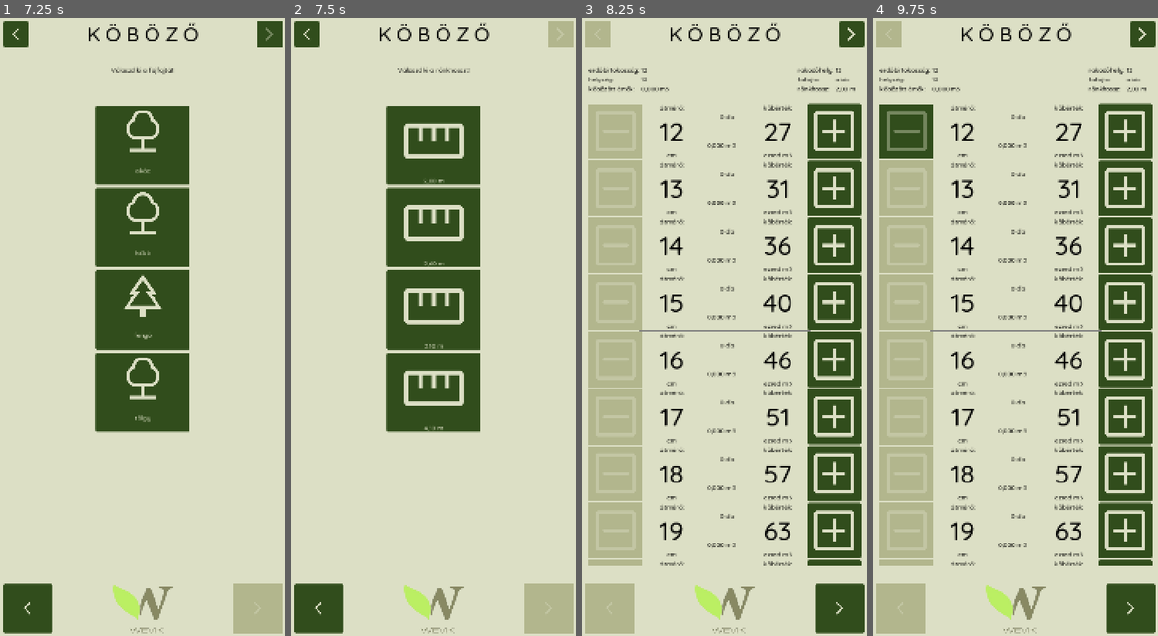
Above: before the commit, frames 1-4 (left to right).
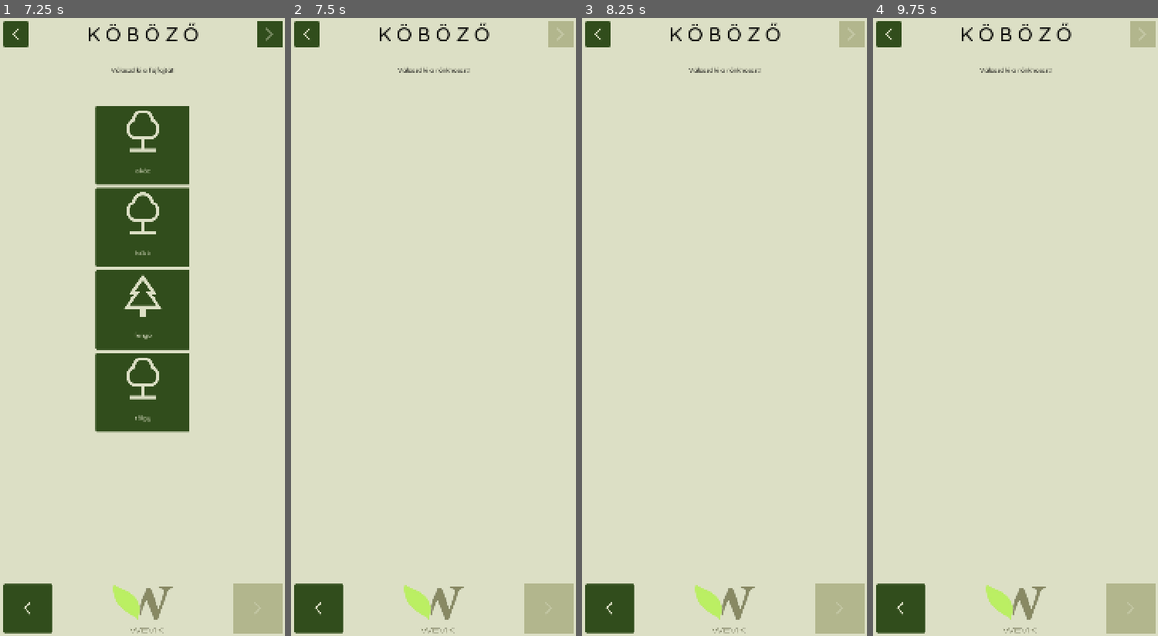
Above: after the commit, the same moments.

Repository: rolika/kob_g
Game: Godot game, scene res://main.tscn
The game is run twice, just before and just after one commit, with the same random seed, the same clock (stepped at 60 frames per second) and the same inputs.
Inputs (mouse positions are in pixels of both pictures, inside the frame that each line leads up to):
- Up to frame 1 (7.25 s): click (267, 36) at 0.52 s; click (159, 160) at 1.27 s; type "12" at 1.35 s; click (159, 215) at 1.5 s; type "12" at 1.58 s; click (159, 271) at 1.73 s; type "12" at 1.82 s; click (159, 327) at 2.02 s; type "12" at 2.1 s; click "század" at 2.75 s; click "ezred" at 3.5 s; click "század" at 4.25 s; click "ezred" at 5 s; click (142, 605) at 5.75 s; click (267, 36) at 6.52 s
- Up to frame 2 (7.5 s): click "akác" at 7.25 s
- Up to frame 3 (8.25 s): click (724, 147) at 8 s, where only the run before the commit has a clickable "2,00 m"
- Up to frame 4 (9.75 s): click (1123, 129) at 8.77 s; click (907, 129) at 9.52 s

Frame 1 is identical in both runs. In frame 2, 15% of the frame differs, in the area x 33-67%, y 14-68%; in frame 3, 33%, in the area x 1-100%, y 0-100%; in frame 4, 33%.
Error after the commit: Invalid call. Nonexistent function 'get_length_fmt' in base 'Node (Pile)'. (res://scripts/length_options.gd:9)

Commit message:
rename methods

Diff:
--- a/scripts/cube_control.gd
+++ b/scripts/cube_control.gd
@@ -33,7 +33,7 @@
     counter_label.text = str(CurrentPile.counter[cube])
     diameter_label.text = str(diameter)
     cube_label.text = CurrentPile.get_cube_label_text(cube)
-    volume_label.text = CurrentPile.get_volume_fmt(cube)
+    volume_label.text = CurrentPile.get_volume_formatted(cube)
     precision_label.text = CurrentPile.get_precision_label()
 
 func set_cube_data(diameter_: int = 20, cube_: int = 15) -> void:
--- a/scripts/pile.gd
+++ b/scripts/pile.gd
@@ -102,13 +102,13 @@
         return float(num.replace(",", "."))
     return -1
 
-func get_total_volume_fmt() -> String:
+func get_total_volume_formatted() -> String:
     return translate_decimal(get_total_volume()) + " m3"
 
-func get_volume_fmt(cube: int) -> String:
+func get_volume_formatted(cube: int) -> String:
     return translate_decimal(get_volume(cube))
 
-func get_length_fmt(length_: float = length) -> String:
+func get_length_formatted(length_: float = length) -> String:
     return translate_decimal(length_, length_format) + " m"
 
 func get_cube_label_text(cube: int) -> String:
--- a/scripts/pile_card.gd
+++ b/scripts/pile_card.gd
@@ -11,8 +11,8 @@
 
 func _process(_delta: float) -> void:
     if pile != null:
-        $GridContainer/LengthLabel.text = pile.get_length_fmt()
-        $GridContainer/VolumeLabel.text = pile.get_total_volume_fmt()
+        $GridContainer/LengthLabel.text = pile.get_length_formatted()
+        $GridContainer/VolumeLabel.text = pile.get_total_volume_formatted()
 
 func set_pile(pile_arg: Pile) -> void:
     pile = pile_arg
--- a/scripts/pile_head.gd
+++ b/scripts/pile_head.gd
@@ -5,8 +5,8 @@
     $VBoxContainer/GridContainer/CityLabel.text = CurrentPile.city
     $VBoxContainer/GridContainer2/SiteLabel.text = CurrentPile.site
     $VBoxContainer/GridContainer2/TypeLabel.text = CurrentPile.type
-    $VBoxContainer/GridContainer2/LengthLabel.text = CurrentPile.get_length_fmt()
-    $VBoxContainer/GridContainer/TotalVolumeLabel.text = CurrentPile.get_total_volume_fmt()
+    $VBoxContainer/GridContainer2/LengthLabel.text = CurrentPile.get_length_formatted()
+    $VBoxContainer/GridContainer/TotalVolumeLabel.text = CurrentPile.get_total_volume_formatted()
 
 func _process(_delta: float) -> void:
-    $VBoxContainer/GridContainer/TotalVolumeLabel.text = CurrentPile.get_total_volume_fmt()
+    $VBoxContainer/GridContainer/TotalVolumeLabel.text = CurrentPile.get_total_volume_formatted()
--- a/scripts/report.gd
+++ b/scripts/report.gd
@@ -43,7 +43,7 @@
     var spacer1: Label = Label.new()
     var spacer2: Label = Label.new()
     volume_label.text = "összesen:"
-    volume_value.text = CurrentPile.get_total_volume_fmt()
+    volume_value.text = CurrentPile.get_total_volume_formatted()
     spacer1.text = ""
     spacer2.text = ""
     $ReportGrid.add_child(volume_label)
